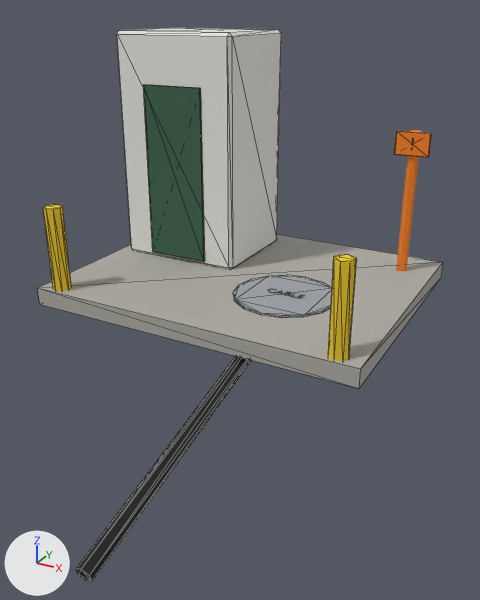
Before and after pictures for a commit that changed the glTF model game/assets/models/site.cable-landing.glb.
The view is the same before and after, from a camera (50 mm lens) standing at (2.71, -5.12, 2.43) and looking at (0.08, -0.34, 0.04). The lights are fixed; the arrows at lower left show +X, +Y and +Z. The first picture is the older version. Mesh edges are drawn as thin lines on the coarser meshes. Where no turn or scale is listed for an object, it has been applied to the vertices. Vertices at exactly the same position are counted once.

The older version as bpy lines, for what is in view:
```python
me_hut_door = bpy.data.meshes.new('hut-door')
me_hut_door.from_pydata(...)  # a box spanning x -0.3..0.3, y -0.01..0.01, z -0.8..0.8
me_hut_door.materials.append(mat_cabinet_green)  # dark green #386147
me_pad = bpy.data.meshes.new('pad')
me_pad.from_pydata(...)  # a box spanning x -1.5..1.5, y -1.2..1.2, z -0.08..0.08
me_pad.materials.append(mat_concrete)  # grey #adaba3
me_sea_cable = bpy.data.meshes.new('sea-cable')
me_sea_cable.from_pydata(...)  # 12 vertices, 20 faces; spans x -0.05..0.05, y -1.37..1.37, z -0.41..0.41
me_sea_cable.materials.append(mat_rubber)  # black #19191c
ob_hut_door = bpy.data.objects.new('hut-door', me_hut_door)
ob_hut_door.location = (-0.8, -0.005, 1.0)
ob_pad = bpy.data.objects.new('pad', me_pad)
ob_pad.location = (0.0, 0.0, 0.08)
ob_sea_cable = bpy.data.objects.new('sea-cable', me_sea_cable)
ob_sea_cable.location = (0.5, -1.65, -0.25)
# also in view: 'manhole' at (0.5, -0.3, 0.17); 'bollard-1.3' at (-1.3, -1.1, 0.5); 'bollard1.3' at (1.3, -1.1, 0.5); 'marker-sign' at (1.2, 0.74, 1.35); 'hut' at (-0.8, 0.5, 1.2)
```
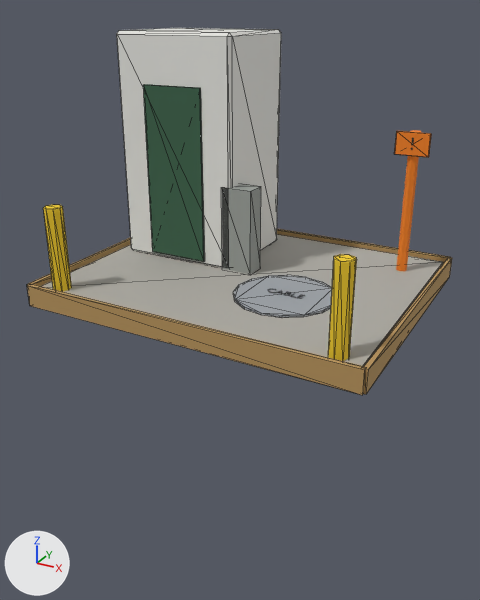
Where the newer file only moved an object's origin or applied its transform, the numbers keep the older frame.

Changed parts and their boxes (x1, y1, x2, y2) in the pictures (480 x 600 px):
'form0', added (orange): after (27, 284, 366, 395)
'sea-cable', reshaped (not visible afterwards): before (76, 356, 251, 581)
'power', added: after (221, 184, 261, 274)
'form3', added (orange): after (364, 257, 452, 394)
'form1', added (orange): after (277, 229, 450, 263)
'form2', added: after (27, 237, 131, 286)

What changed in the scene script:
```text
Add mat_cabinet_grey:
    mat_cabinet_grey = principled_material('cabinet-grey')
    mat_cabinet_grey.base_color = (0.319, 0.342, 0.319)  # grey #999e99
    mat_cabinet_grey.roughness = 0.85
Add mat_wood:
    mat_wood = principled_material('wood')
    mat_wood.base_color = (0.477, 0.296, 0.107)  # orange #b8945c
    mat_wood.roughness = 0.85
Change me_sea_cable:
    used by ob_sea_cable; location = (0.5, -1.65, -0.25)
    remove me_sea_cable.from_pydata(...)  # 12 vertices, 20 faces; spans x -0.05..0.05, y -1.37..1.37, z -0.41..0.41
    add me_sea_cable.from_pydata(...)  # 12 vertices, 20 faces; spans x -0.05..0.45, y 1.34..4.66, z -0.41..0.41
    me_sea_cable part 1: 12 of 12 vertices moved; they spanned x -0.05..0.05, y -1.37..1.37, z -0.41..0.41 and now span x -0.05..0.45, y 1.34..4.66, z -0.41..0.41; mean shift (0.2, 3.0, 0.0)
Add me_power:
    me_power.from_pydata(...)  # a box spanning x -0.15..0.15, y -0.1..0.1, z -0.4..0.4
    me_power.materials.append(mat_cabinet_grey)  # grey #999e99
Add me_form3:
    me_form3.from_pydata(...)  # a box spanning x -0.02..0.02, y -1.25..1.25, z -0.1..0.1
    me_form3.materials.append(mat_wood)  # orange #b8945c
Add me_form1:
    me_form1.from_pydata(...)  # a box spanning x -1.55..1.55, y -0.02..0.02, z -0.1..0.1
    me_form1.materials.append(mat_wood)  # orange #b8945c
Add ob_power:
    ob_power = bpy.data.objects.new('power', me_power)
    ob_power.location = (-0.15, 0.1, 0.55)
Add ob_form3:
    ob_form3 = bpy.data.objects.new('form3', me_form3)
    ob_form3.location = (1.55, 0.0, 0.1)
Add ob_form2:
    ob_form2 = bpy.data.objects.new('form2', me_form3.copy())
    ob_form2.location = (-1.55, 0.0, 0.1)
Add ob_form1:
    ob_form1 = bpy.data.objects.new('form1', me_form1)
    ob_form1.location = (0.0, 1.25, 0.1)
Add ob_form0:
    ob_form0 = bpy.data.objects.new('form0', me_form1.copy())
    ob_form0.location = (0.0, -1.25, 0.1)
```
